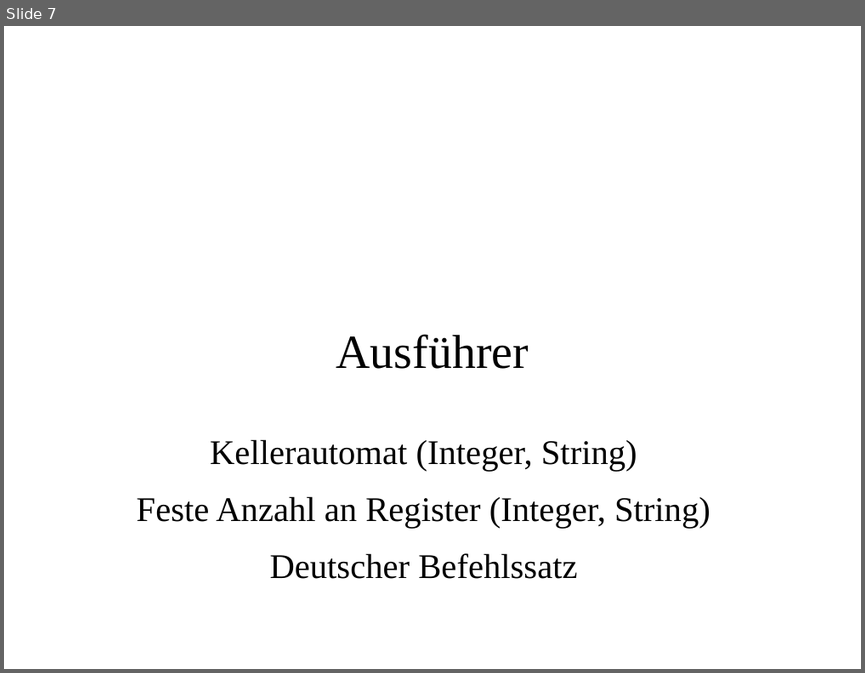
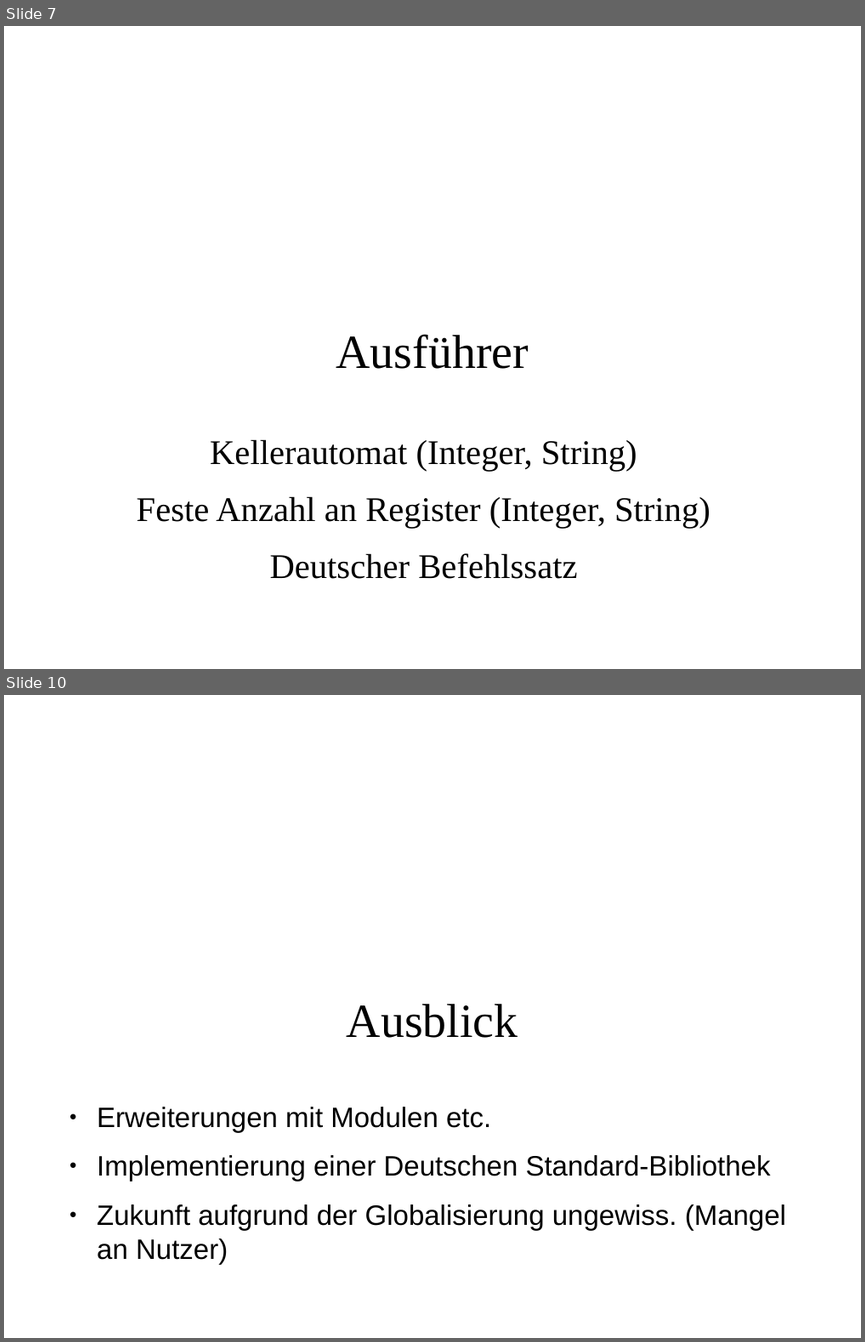
Before and after one commit to MasterInformatikHsBochum/Eine-deutsche-Praesentation, a slide deck: Präsentation.odp. Shown one above the other, each under a label of ours: slide 7 before the commit, slides 7 and 10 after it; the slides between them are not shown. The pictures are 865x673 and 865x1342 pixels, drawn with LibreOffice and Linux fonts; fonts in the diff are those of the drawing; background and template pictures are left out. Boxes give left, top, right and bottom in pixels: in the first picture for what was removed or moved away, otherwise in the second. Text is boxed around its words. In the diff, an @@ line names an element or a change of style, - is before the commit and + after.

Commit message:
Fazit und Ausblick erstellt + Ausführer korrigiert

```diff
--- a/Präsentation.odp
+++ b/Präsentation.odp
@@ slide 10 added at (x1=4, y1=695, x2=861, y2=1338), background picture (left out) @@
@@ title added at (x1=347, y1=1004, x2=518, y2=1038), 44 pt, text #000000 @@
+Ausblick
@@ text added at (x1=97, y1=1106, x2=786, y2=1264), 26 pt, text #000000 @@
+● Erweiterungen mit Modulen etc.
+● Implementierung einer Deutschen Standard-Bibliothek
+● Zukunft aufgrund der Globalisierung ungewiss. (Mangel an Nutzer)
```
Also in this commit, not shown: 1 slide changed, 1 other slide added, 2 slides removed.
